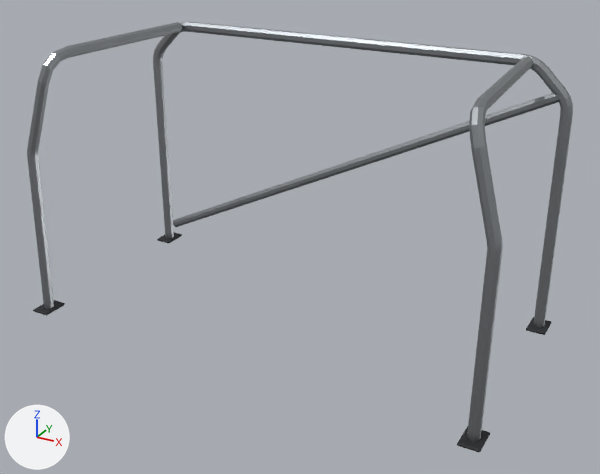
Renders of the glTF model assets/parts/interior/roll_cage_bolt_in/apex_v8.glb from each side of a commit.
The view is the same before and after, from a 50 mm camera at (1.36, -2.5, 1.03) aimed at (0.04, -0.1, -0.17). Arrows for +X, +Y and +Z are at lower left; the lights stay in place. The first picture is the older version. Vertices at exactly the same position are counted once.

Names of what the first picture shows: 'model'.
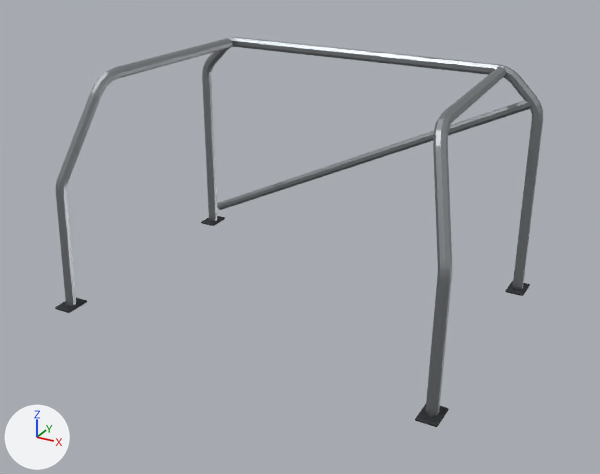
Pixel boxes [x1, y1, x2, y2] of what changed, in the pictures (600 x 474 px; the box of a moved part takes in the faces that stretch with it):
'model', reshaped, moved, rescaled (11% narrower, 9% shorter): before [27, 22, 573, 452]; after [55, 37, 543, 427]
part 1 of me_model, moved or reshaped: before [173, 93, 559, 227]; after [217, 100, 531, 210]
part 2 of me_model, moved or reshaped: before [526, 317, 551, 335]; after [505, 281, 530, 296]
part 3 of me_model, moved or reshaped: before [157, 233, 182, 243]; after [201, 216, 225, 226]
part 4 of me_model, moved or reshaped: before [457, 426, 490, 452]; after [415, 404, 449, 427]
part 5 of me_model, moved or reshaped: before [33, 300, 65, 316]; after [55, 297, 87, 313]
part 6 of me_model, moved or reshaped: before [27, 22, 573, 442]; after [56, 37, 543, 417]

Edits to the bpy script that builds the scene:
```text
Change me_model:
    used by ob_model
    remove me_model.from_pydata(...)  # 464 vertices, 896 faces; spans x -1.0..1.0, y -0.49..0.49, z -0.56..0.56
    add me_model.from_pydata(...)  # 464 vertices, 896 faces; spans x -1.0..1.0, y -0.69..0.69, z -0.57..0.57
    me_model part 1: the loose piece of 18 vertices spanning x -0.92..0.95, y 0.42..0.45, z -0.48..0.44 is scaled about its middle by (0.986, 1.17, 0.983), then moved by (0.0, 0.19, 0.0)
    me_model part 2: the loose piece of 34 vertices spanning x 0.92..1.0, y 0.38..0.49, z -0.56..-0.55 is scaled about its middle by (1.17, 1.17, 1.16), then moved by (-0.01, 0.19, -0.01)
    me_model part 3: the loose piece of 34 vertices spanning x -1.0..-0.92, y 0.38..0.49, z -0.56..-0.55 is scaled about its middle by (1.17, 1.17, 1.16), then moved by (0.01, 0.19, -0.01)
    me_model part 4: the loose piece of 34 vertices spanning x 0.92..1.0, y -0.49..-0.38, z -0.56..-0.55 is scaled about its middle by (1.17, 1.17, 1.16), then moved by (-0.01, -0.19, -0.01)
    me_model part 5: the loose piece of 34 vertices spanning x -1.0..-0.92, y -0.49..-0.38, z -0.56..-0.55 is scaled about its middle by (1.17, 1.17, 1.16), then moved by (0.01, -0.19, -0.01)
    me_model part 6: 310 of 464 vertices moved; they spanned x -0.98..0.98, y -0.46..0.46, z -0.56..0.56 and now span x -0.98..0.98, y -0.65..0.65, z -0.57..0.57; mean shift (0.0, 0.05, -0.02); largest move (0.95, -0.43, 0.13) -> (0.94, -0.63, 0.03)
Change ob_model:
    ob_model.location: (0.0, -0.12, -0.00701) -> (0.0, -0.0423, -0.0212)
    ob_model.scale: (0.875, 0.875, 0.875) -> (0.746, 0.746, 0.746)
```
